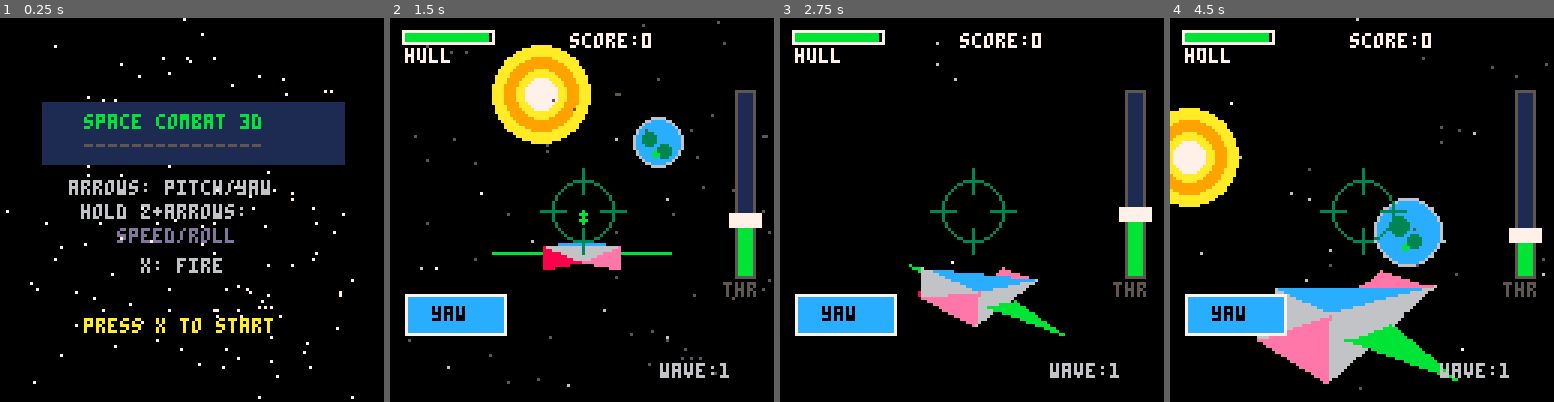
Above: before the commit, frames 1-4 (left to right).
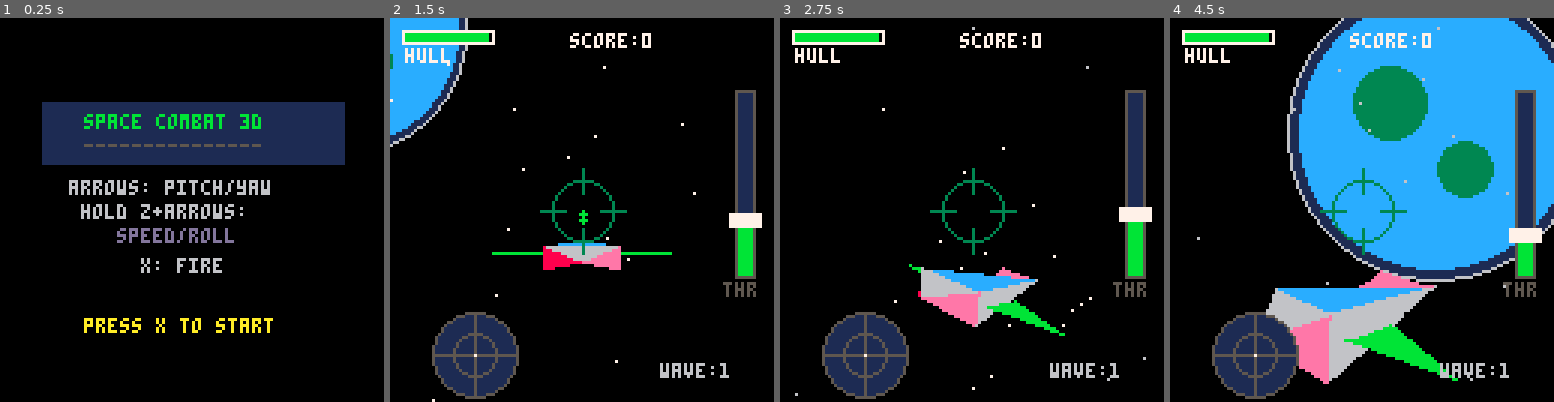
Above: after the commit, the same moments.

Repository: RubenTipparach/Mini-Pico-Games
Game: PICO-8 cartridge pico-8/carts/space_combat_3d.p8
Same seed, same stepped clock (60 frames per second), same inputs: the game is played once before the commit and once after it.
Inputs (mouse positions are in pixels of both pictures, inside the frame that each line leads up to):
- Up to frame 1 (0.25 s): no input
- Up to frame 2 (1.5 s): tap X (X key) at 0.33, 1.07 s; click (670, 121) at 0.67 s; tap O (Z key) at 0.7 s; click (436, 267) at 1.22 s
- Up to frame 3 (2.75 s): hold Right 1.6-2.1 s; tap O (Z key) at 1.7, 2.1, 2.5 s; click (887, 114) at 1.77 s; tap X (X key) at 1.85 s; hold Up 2.15-2.42 s; click (952, 259) at 2.32 s; hold Right from 2.47 s (still down)
- Up to frame 4 (4.5 s): click (1404, 106) at 2.87 s; tap O (Z key) every 0.4 s from 2.9 to 4.1 s; tap X (X key) at 2.97, 4.08 s; release Right at 3.03 s; hold Left 3.08-3.58 s; click (1465, 256) at 3.42 s; hold Down 3.63-3.97 s; click (1231, 102) at 3.97 s; hold Right from 4.02 s (still down)

The runs differ from the first frame. In frame 1, 0.6% of the frame differs, in the area x 1-93%, y 0-100%; in frame 2, 17%; in frame 3, 6.0%; in frame 4, 46%, in the area x 0-100%, y 0-100%.

Commit message:
Fix skybox rendering, add radar, remove yaw toggle, auto-target
- Sun and planet now render as skybox (direction-only, not position-based)
- Stars converted to normalized direction vectors for proper skybox behavior
- Added radar minimap in bottom-left showing enemy positions relative to player
- Target shown with square bracket on radar, others as dots
- Removed yaw/roll toggle button (not needed)
- Auto-select first enemy as target when game starts

Diff:
--- a/pico-8/carts/space_combat_3d.p8
+++ b/pico-8/carts/space_combat_3d.p8
@@ -194,13 +194,13 @@
 
 function _init()
  poke(0x5f2d,1)
- -- more stars!
+ -- stars as normalized direction vectors
  for i=1,200 do
-  add(stars,{
-   rnd(400)-200,
-   rnd(400)-200,
-   rnd(300)+50
-  })
+  local x,y,z=rnd(2)-1,rnd(2)-1,rnd(2)-1
+  local l=sqrt(x*x+y*y+z*z)
+  if l>0.1 then
+   add(stars,{x/l,y/l,z/l})
+  end
  end
  -- normalize sun direction
  local l=sqrt(sun_dir[1]^2+sun_dir[2]^2+sun_dir[3]^2)
@@ -257,6 +257,10 @@
  for i=1,3 do
   spawn_enemy()
  end
+ -- auto-target first enemy
+ if #enemies>0 then
+  target=enemies[1]
+ end
 end
 
 function update_play()
@@ -402,13 +406,6 @@
   if mx>=110 and mx<=126 and my>=20 and my<=90 then
    local y=mid(25,my,85)
    throttle=1-(y-25)/60
-  end
- end
-
- -- roll toggle 5-38, 92-105
- if mb and not mp then
-  if mx>=5 and mx<=38 and my>=92 and my<=105 then
-   roll_mode=not roll_mode
   end
  end
 end
@@ -627,76 +624,55 @@
  draw_hud()
 end
 
+-- project direction vector to screen (skybox style)
+function dir_to_screen(dx,dy,dz)
+ -- project direction onto camera axes
+ local vx=dx*c_rgt[1]+dy*c_rgt[2]+dz*c_rgt[3]
+ local vy=dx*c_up[1]+dy*c_up[2]+dz*c_up[3]
+ local vz=dx*c_fwd[1]+dy*c_fwd[2]+dz*c_fwd[3]
+ return vx,vy,vz
+end
+
 function draw_stars()
- -- draw sun (always in same direction, very far)
- local sun_dist=1000
- local sun_wx=sun_dir[1]*sun_dist
- local sun_wy=sun_dir[2]*sun_dist
- local sun_wz=sun_dir[3]*sun_dist
- local svx,svy,svz=to_cam_space(sun_wx,sun_wy,sun_wz)
- if svz>1 then
-  local ssx,ssy=proj(svx,svy,svz)
+ -- draw sun (skybox - fixed direction in sky)
+ local svx,svy,svz=dir_to_screen(sun_dir[1],sun_dir[2],sun_dir[3])
+ if svz>0.1 then
+  local ssx=64+svx*120/svz
+  local ssy=64-svy*120/svz
   if ssx>=-20 and ssx<148 and ssy>=-20 and ssy<148 then
-   -- sun glow
-   circfill(ssx,ssy,16,10)
-   circfill(ssx,ssy,12,9)
-   circfill(ssx,ssy,8,10)
-   circfill(ssx,ssy,5,7)
-  end
- end
-
- -- draw planet (fixed position, wraps)
- local prx=planet_pos[1]-cx
- local pry=planet_pos[2]-cy
- local prz=planet_pos[3]-cz
- -- wrap planet around
- while prz<-400 do prz+=1600 end
- while prz>1200 do prz-=1600 end
- while prx<-800 do prx+=1600 end
- while prx>800 do prx-=1600 end
-
- local pvx,pvy,pvz=to_cam_space(prx+cx,pry+cy,prz+cz)
- if pvz>10 then
-  local psx,psy=proj(pvx,pvy,pvz)
-  local pr=planet_r*90/pvz
-  if psx>-pr and psx<128+pr and psy>-pr and psy<128+pr then
-   -- planet body (blue-green)
+   circfill(ssx,ssy,14,10)
+   circfill(ssx,ssy,10,9)
+   circfill(ssx,ssy,6,10)
+   circfill(ssx,ssy,3,7)
+  end
+ end
+
+ -- draw planet (skybox - fixed direction in sky)
+ local pdx,pdy,pdz=-0.4,0.3,0.6
+ local pvx,pvy,pvz=dir_to_screen(pdx,pdy,pdz)
+ if pvz>0.1 then
+  local psx=64+pvx*120/pvz
+  local psy=64-pvy*120/pvz
+  local pr=25/pvz
+  if psx>-pr-10 and psx<138+pr and psy>-pr-10 and psy<138+pr then
    circfill(psx,psy,pr,1)
-   circfill(psx,psy,pr*0.95,12)
-   -- atmosphere
+   circfill(psx,psy,pr*0.92,12)
    circ(psx,psy,pr,6)
-   -- land masses
-   if pr>5 then
-    circfill(psx-pr*0.3,psy-pr*0.2,pr*0.3,3)
-    circfill(psx+pr*0.2,psy+pr*0.3,pr*0.25,3)
-    circfill(psx-pr*0.1,psy+pr*0.4,pr*0.15,11)
-   end
-  end
- end
-
- -- draw stars
+   if pr>4 then
+    circfill(psx-pr*0.3,psy-pr*0.2,pr*0.25,3)
+    circfill(psx+pr*0.2,psy+pr*0.25,pr*0.2,3)
+   end
+  end
+ end
+
+ -- draw stars (skybox - fixed positions)
  for s in all(stars) do
-  local rx=s[1]-cx
-  local ry=s[2]-cy
-  local rz=s[3]-cz
-
-  while rz<0 do rz+=300 end
-  while rz>300 do rz-=300 end
-  while rx<-200 do rx+=400 end
-  while rx>200 do rx-=400 end
-  while ry<-200 do ry+=400 end
-  while ry>200 do ry-=400 end
-
-  local vx,vy,vz=to_cam_space(rx+cx,ry+cy,rz+cz)
-
-  if vz>1 then
-   local sx,sy=proj(vx,vy,vz)
+  local svx,svy,svz=dir_to_screen(s[1],s[2],s[3])
+  if svz>0.1 then
+   local sx=64+svx*90/svz
+   local sy=64-svy*90/svz
    if sx>=0 and sx<128 and sy>=0 and sy<128 then
-    -- star color varies by depth
-    local col=7
-    if vz>150 then col=5
-    elseif vz>80 then col=6 end
-    pset(sx,sy,col)
+    pset(sx,sy,svz>0.7 and 7 or 6)
    end
   end
  end
@@ -875,26 +851,66 @@
  rectfill(113,fy-2,123,fy+2,7)
  print("thr",111,88,5)
 
- -- roll/yaw toggle
- local bc=roll_mode and 8 or 12
- rectfill(5,92,38,105,bc)
- rect(5,92,38,105,7)
- print(roll_mode and "roll" or "yaw",14,96,0)
-
- -- target info panel (bottom left)
+ -- radar (bottom left)
+ draw_radar()
+
+ -- target info panel
  if target then
-  rectfill(4,110,50,124,1)
-  rect(4,110,50,124,11)
-  print("tgt",6,112,11)
+  rectfill(4,88,50,102,1)
+  rect(4,88,50,102,11)
+  print("tgt",6,90,11)
   local dx=target.x-px
   local dy=target.y-py
   local dz=target.z-pz
   local dist=sqrt(dx*dx+dy*dy+dz*dz)
-  print(flr(dist).."m",6,118,7)
- end
-
- -- mouse
- pset(mx,my,7)
+  print(flr(dist).."m",6,96,7)
+ end
+end
+
+function draw_radar()
+ -- radar background (bottom left corner)
+ local rx,ry,rr=28,112,14
+ circfill(rx,ry,rr,1)
+ circ(rx,ry,rr,5)
+ circ(rx,ry,rr/2,5)
+ -- crosshair
+ line(rx-rr,ry,rx+rr,ry,5)
+ line(rx,ry-rr,rx,ry+rr,5)
+
+ -- draw enemies on radar
+ for e in all(enemies) do
+  -- get enemy position relative to player
+  local dx=e.x-px
+  local dy=e.y-py
+  local dz=e.z-pz
+
+  -- project onto player's local axes
+  local lx=dx*p_rgt[1]+dy*p_rgt[2]+dz*p_rgt[3]
+  local lz=dx*p_fwd[1]+dy*p_fwd[2]+dz*p_fwd[3]
+
+  -- scale to radar (100 units = full radar)
+  local scale=rr/100
+  local ex=rx+lx*scale
+  local ey=ry-lz*scale
+
+  -- clamp to radar bounds
+  local edx,edy=ex-rx,ey-ry
+  local ed=sqrt(edx*edx+edy*edy)
+  if ed>rr-2 then
+   ex=rx+edx*(rr-2)/ed
+   ey=ry+edy*(rr-2)/ed
+  end
+
+  -- draw blip
+  local col=(e==target) and 11 or 8
+  pset(ex,ey,col)
+  if e==target then
+   rect(ex-1,ey-1,ex+1,ey+1,11)
+  end
+ end
+
+ -- player arrow in center
+ pset(rx,ry,7)
 end
 
 function draw_target_brackets()
